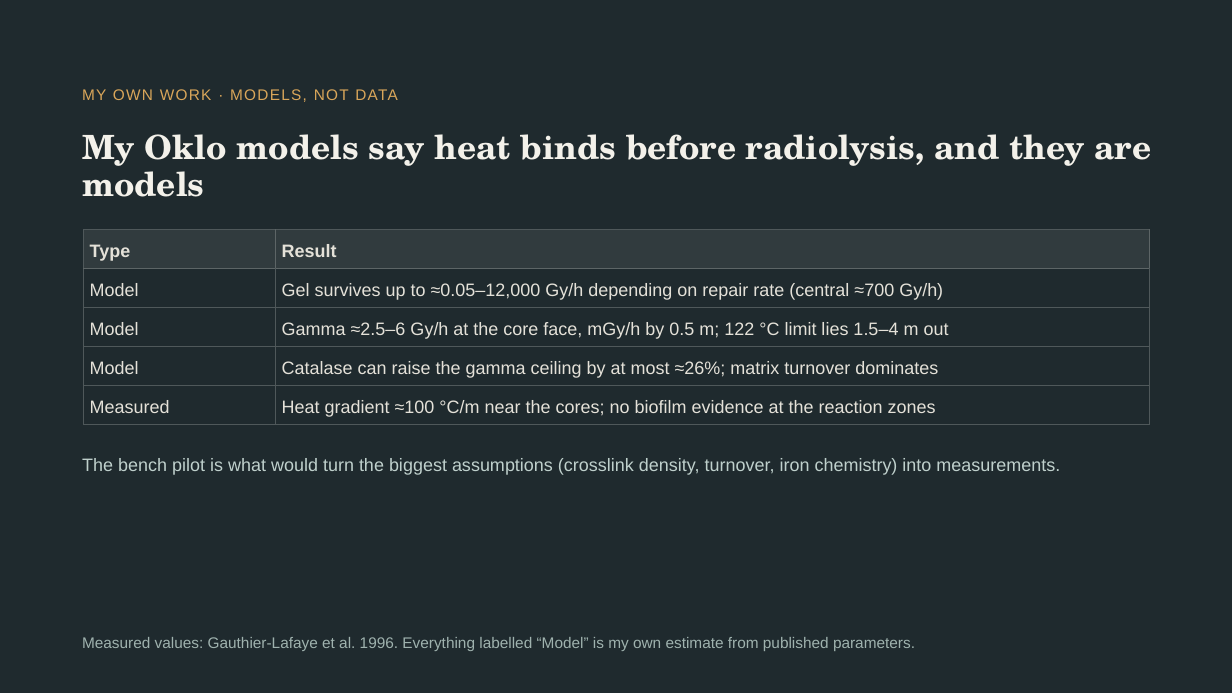
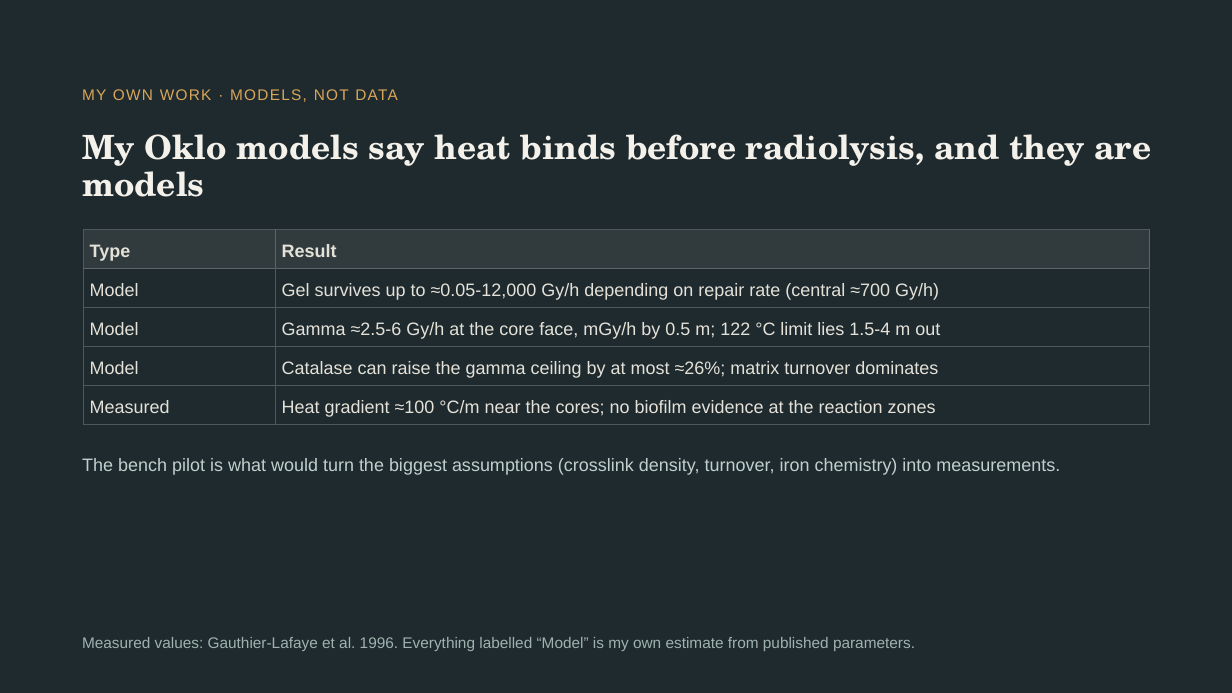
Before and after one commit to aurascoper/flow-cytometry-model-bridge, a slide deck: slide 11 of presentations/Clay_Microbes_Metal_22slides_Flow_Cytometry_Addendum.pptx. Drawn at 1232x693 pixels with LibreOffice and Linux fonts; fonts in the diff are those of the drawing. Boxes give left, top, right and bottom in pixels: in the first picture for what was removed or moved away, otherwise in the second. Text is boxed around its words. In the diff, an @@ line names an element or a change of style, - is before the commit and + after.

```diff
--- a/presentations/Clay_Microbes_Metal_22slides_Flow_Cytometry_Addendum.pptx
+++ b/presentations/Clay_Microbes_Metal_22slides_Flow_Cytometry_Addendum.pptx
@@ table at [83, 230, 1150, 425] @@
-row 2, column 2: Gel survives up to ≈0.05–12,000 Gy/h depending on repair rate (central ≈700 Gy/h)
+row 2, column 2: Gel survives up to ≈0.05-12,000 Gy/h depending on repair rate (central ≈700 Gy/h)
-row 3, column 2: Gamma ≈2.5–6 Gy/h at the core face, mGy/h by 0.5 m; 122 °C limit lies 1.5–4 m out
+row 3, column 2: Gamma ≈2.5-6 Gy/h at the core face, mGy/h by 0.5 m; 122 °C limit lies 1.5-4 m out
```
Also in this commit, not shown: 14 other slides changed, 35 other files.
